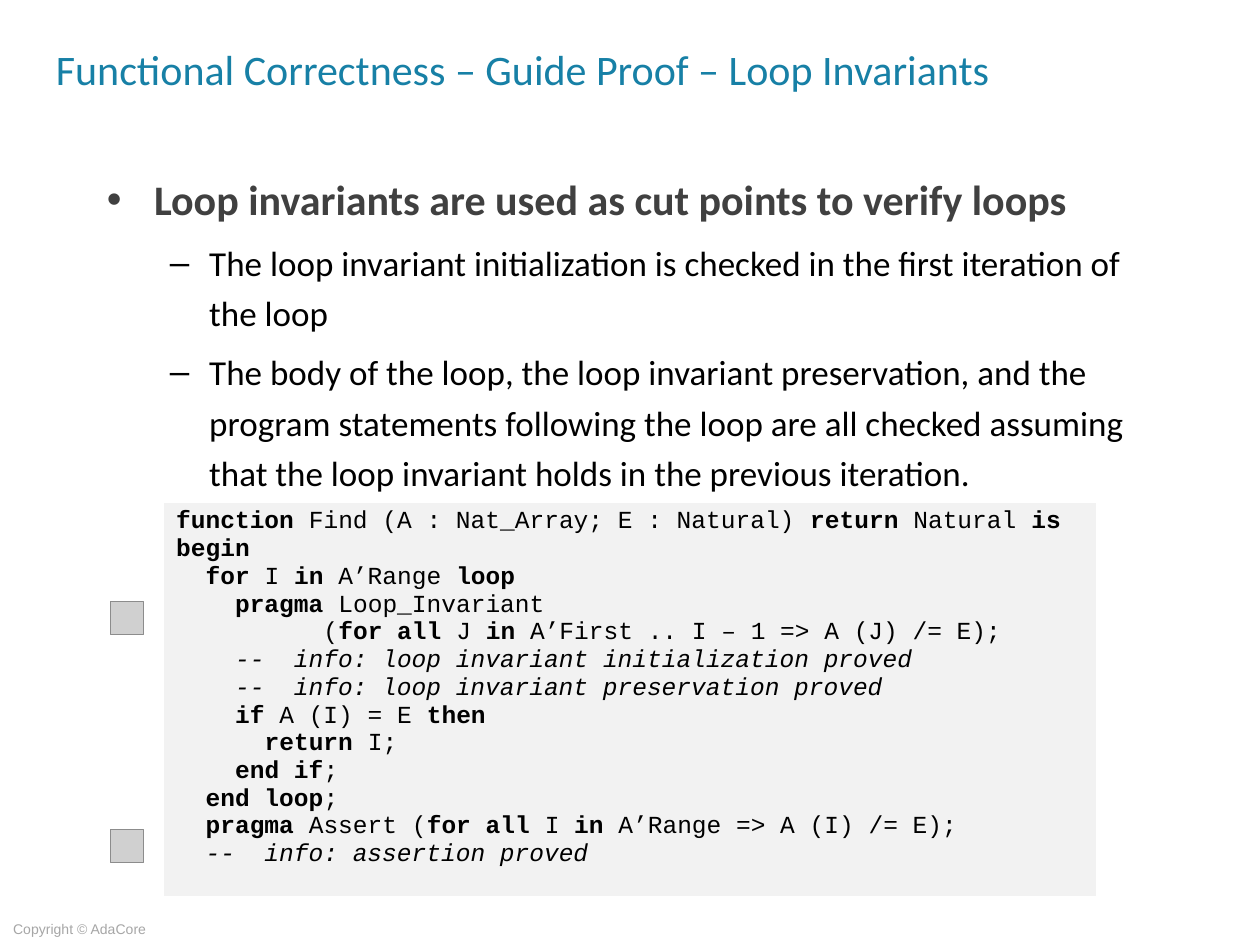
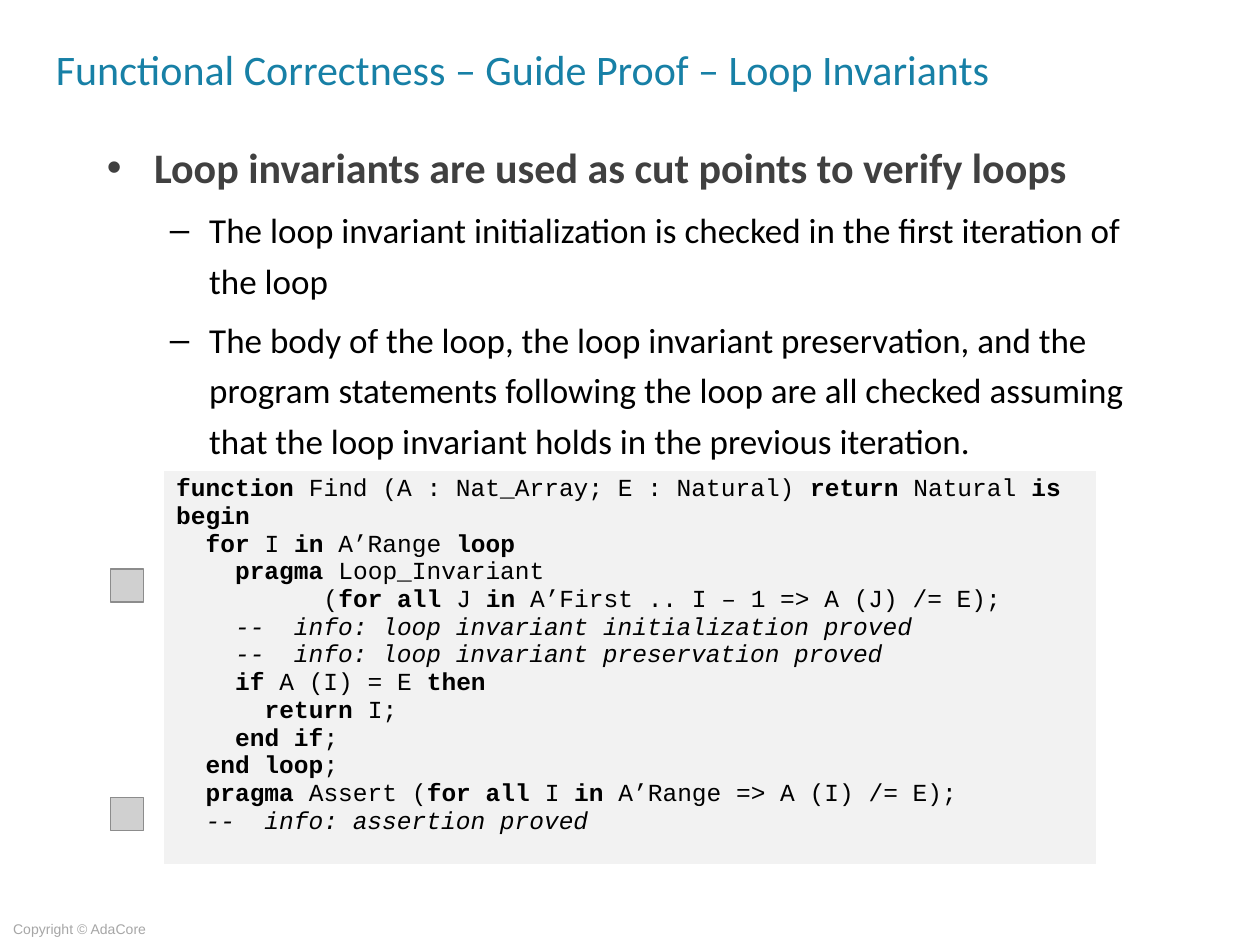
Before and after one commit to AdaCoreU/Courses, a slide deck: slide 14 of lectures/06_SPARK_2014/05_Proof_Of_Functional_Correctness/Slides/05_Proof_Of_Functional_Correctness.ppt. Drawn at 1260x945 pixels with LibreOffice and Linux fonts; fonts in the diff are those of the drawing; grey boxes stand for pictures; background and template pictures are left out. Boxes give left, top, right and bottom in pixels: in the first picture for what was removed or moved away, otherwise in the second. Text is boxed around its words. In the diff, an @@ line names an element or a change of style, - is before the commit and + after.

```diff
--- a/lectures/06_SPARK_2014/05_Proof_Of_Functional_Correctness/Slides/05_Proof_Of_Functional_Correctness.ppt
+++ b/lectures/06_SPARK_2014/05_Proof_Of_Functional_Correctness/Slides/05_Proof_Of_Functional_Correctness.ppt
@@ text "Loop invariants are used as ...": place and size @@
-text "Loop invariants are used as ..." at bbox=[154, 185, 1123, 492]
+text "Loop invariants are used as ..." at bbox=[154, 153, 1123, 460]
@@ table: place and size @@
-table at bbox=[164, 503, 1096, 897]
+table at bbox=[164, 470, 1096, 864]
@@ picture: place and size @@
-picture at bbox=[111, 601, 144, 634]
+picture at bbox=[111, 570, 144, 602]
@@ picture: place and size @@
-picture at bbox=[111, 830, 144, 863]
+picture at bbox=[111, 798, 144, 830]
```
Also in this commit, not shown: 24 other slides changed, 3 other files.
